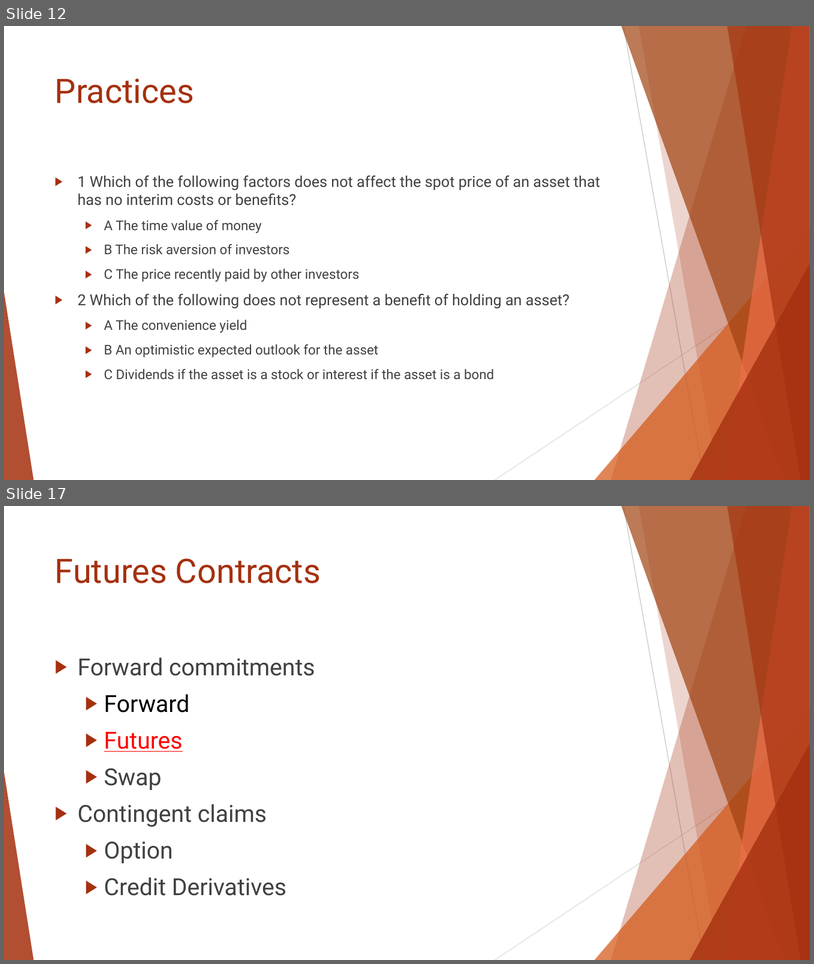
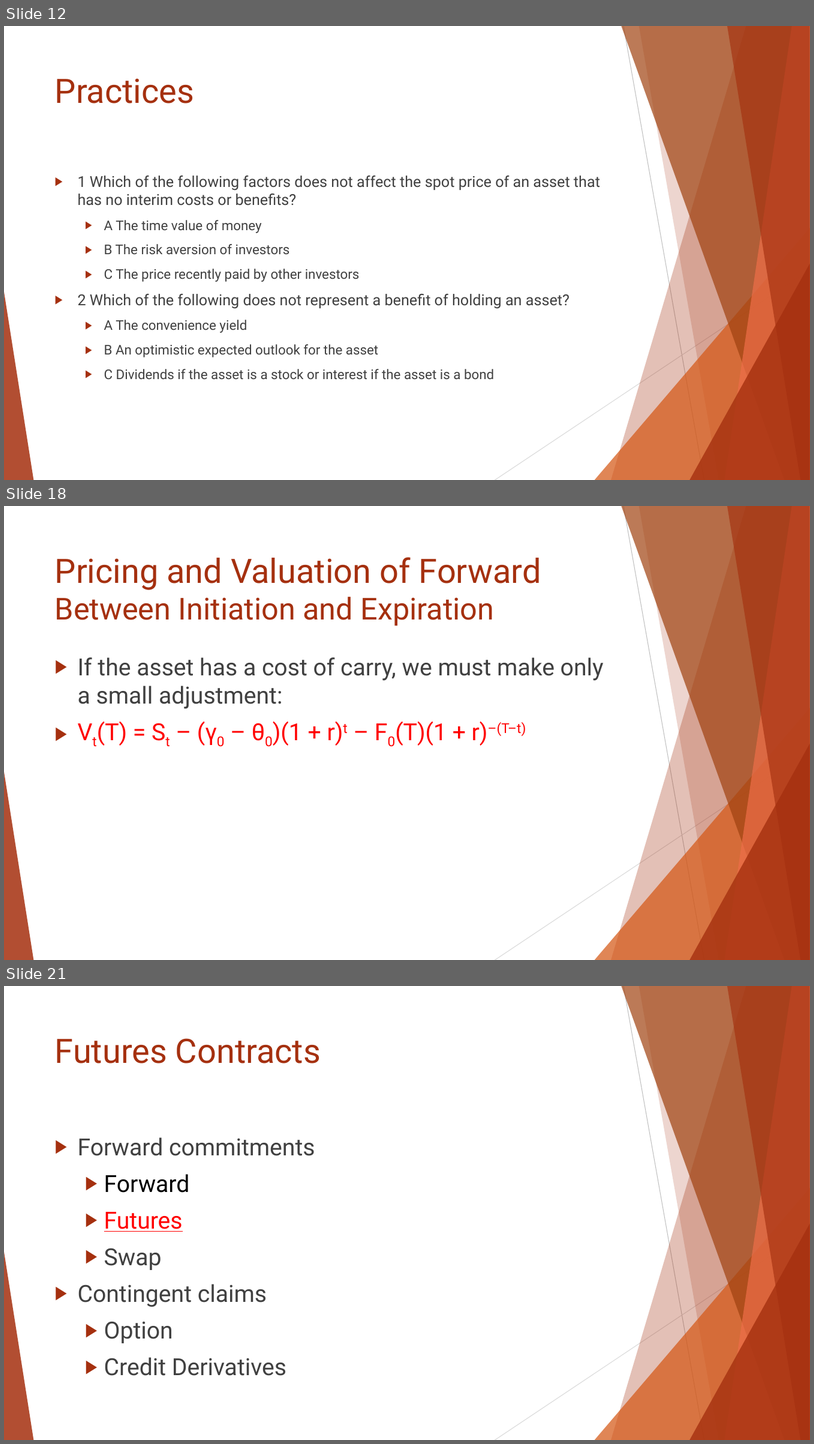
Before and after one commit to Isco0530/data, a slide deck: Reading 46.pptx. Shown one above the other, each under a label of ours: slides 12 and 17 before the commit, slides 12, 18 and 21 after it; the slides between them are not shown. The pictures are 814x964 and 814x1444 pixels, drawn with LibreOffice and Linux fonts; fonts in the diff are those of the drawing. Boxes give left, top, right and bottom in pixels: in the first picture for what was removed or moved away, otherwise in the second. Text is boxed around its words. In the diff, an @@ line names an element or a change of style, - is before the commit and + after.

```diff
--- a/Reading 46.pptx
+++ b/Reading 46.pptx
@@ slide 18 added at [4, 506, 810, 960], background #FFFFFF; not listed: 10 template elements that a slide beside it also shows @@
@@ title added at [55, 557, 542, 626], 36 pt, text #A5300F @@
+Pricing and Valuation of Forward
+Between Initiation and Expiration
@@ text added at [78, 657, 604, 747], 28 pt, text #404040 @@
+▶ If the asset has a cost of carry, we must make only a small adjustment:
+▶ Vt(T) = St – (γ0 – θ0)(1 + r)t – F0(T)(1 + r)–(T–t)
@@ what was slide 17 is now slide 21 @@
```
Also in this commit, not shown: 4 slides changed, 3 other slides added.
